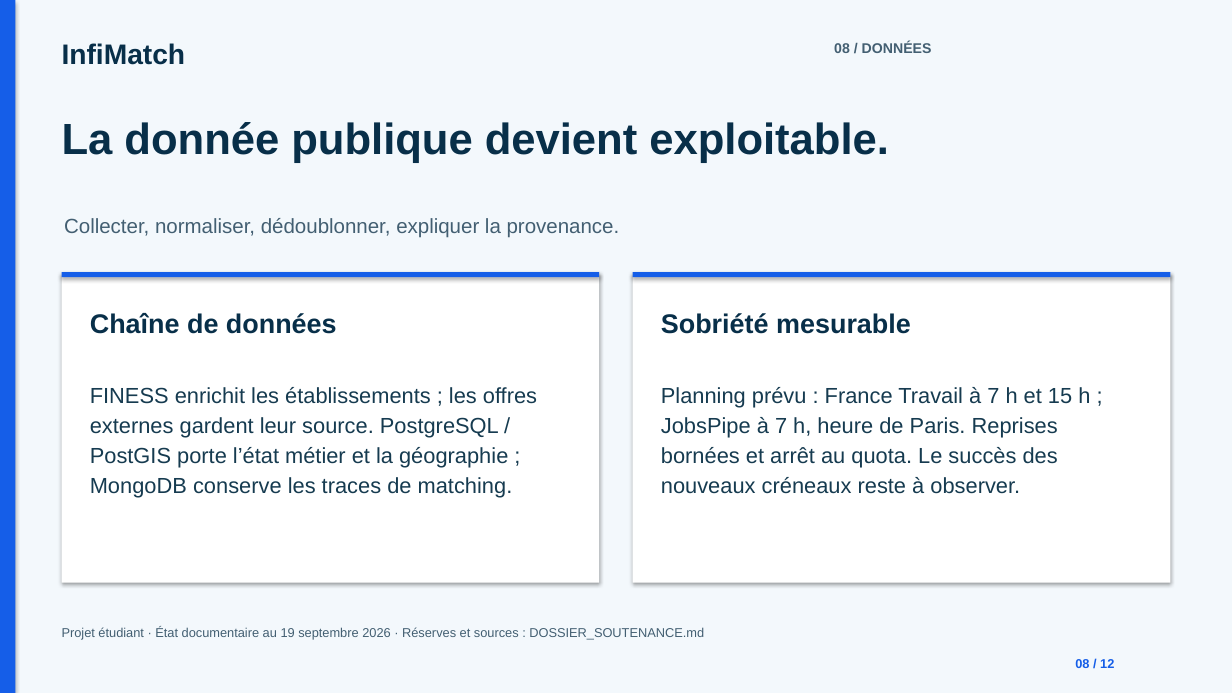
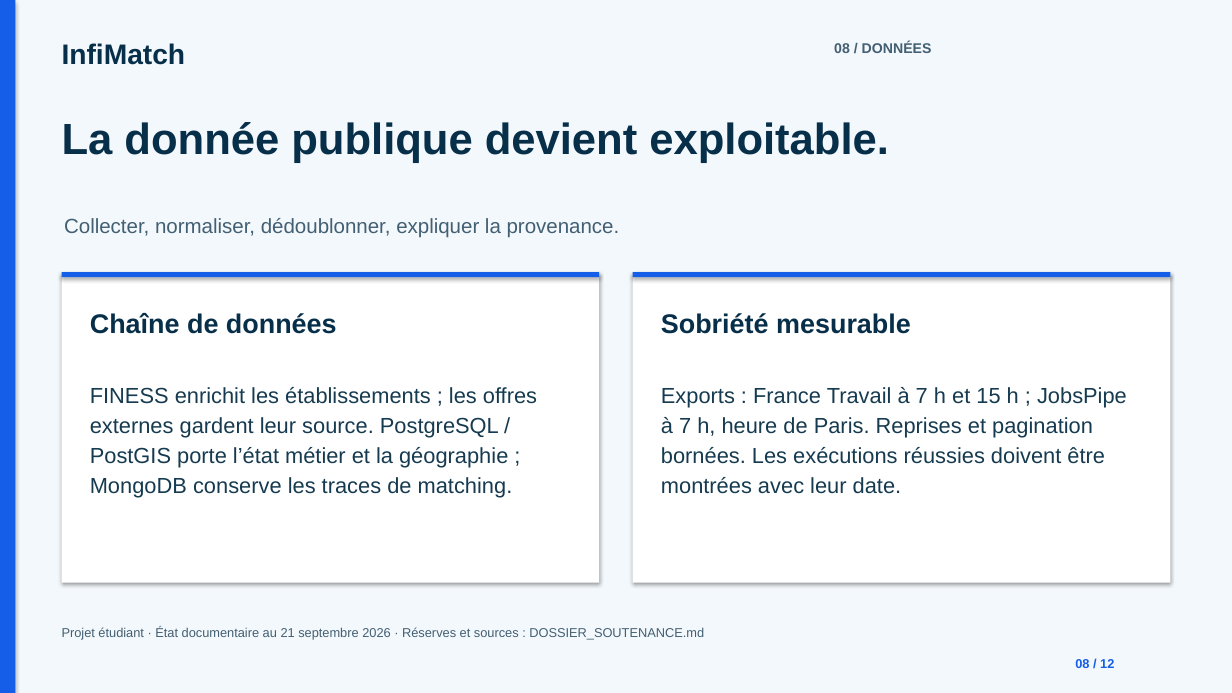
Before and after one commit to lebretyves/Infimactch_Prod, a slide deck: slide 8 of docs/presentation/InfiMatch_Soutenance.pptx. Drawn at 1232x693 pixels with LibreOffice and Linux fonts; fonts in the diff are those of the drawing. Boxes give left, top, right and bottom in pixels: in the first picture for what was removed or moved away, otherwise in the second. Text is boxed around its words. In the diff, an @@ line names an element or a change of style, - is before the commit and + after.

```diff
--- a/docs/presentation/InfiMatch_Soutenance.pptx
+++ b/docs/presentation/InfiMatch_Soutenance.pptx
@@ text at [661,387,1127,494]: text changed @@
-Planning prévu : France Travail à 7 h et 15 h ; JobsPipe à 7 h, heure de Paris. Reprises bornées et arrêt au quota. Le succès des nouveaux créneaux reste à observer.
+Exports : France Travail à 7 h et 15 h ; JobsPipe à 7 h, heure de Paris. Reprises et pagination bornées. Les exécutions réussies doivent être montrées avec leur date.
@@ text at [62,627,704,640]: text changed @@
-Projet étudiant · État documentaire au 19 septembre 2026 · Réserves et sources : DOSSIER_SOUTENANCE.md
+Projet étudiant · État documentaire au 21 septembre 2026 · Réserves et sources : DOSSIER_SOUTENANCE.md
```
Also in this commit, not shown: 11 other slides changed, 44 other files.
